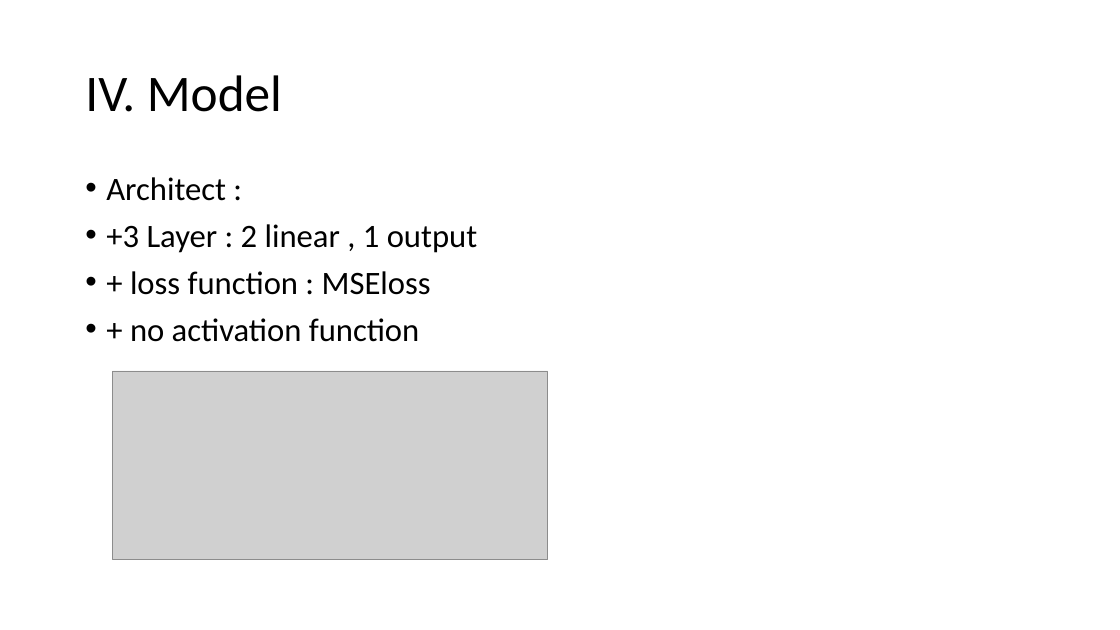
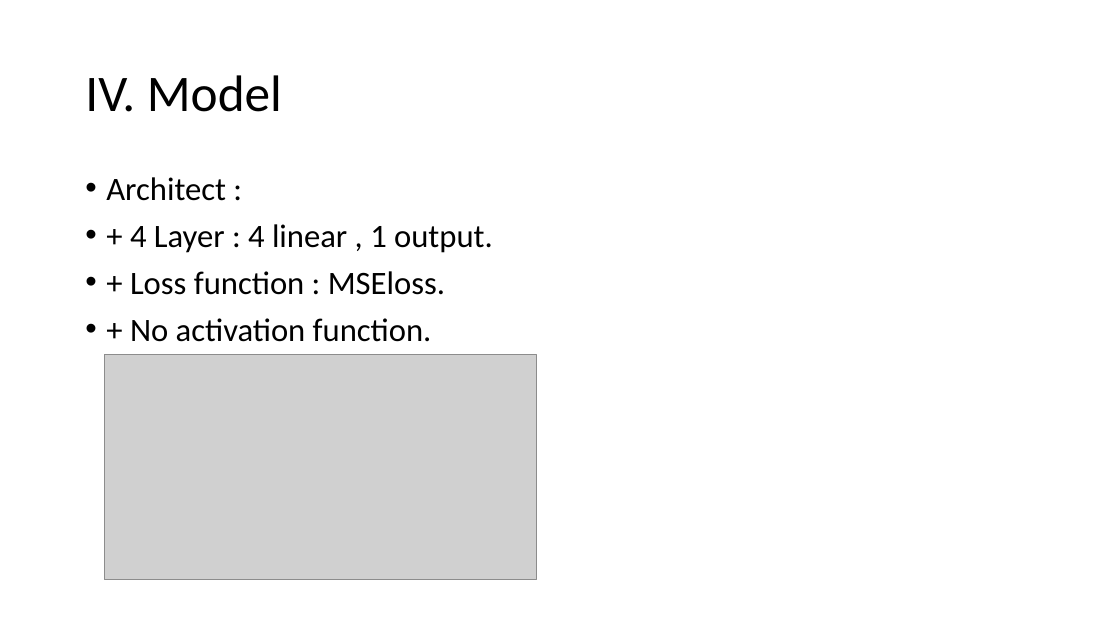
Before and after one commit to eddypop2000/DataScienceProject, a slide deck: slide 9 of TEAM-10.pptx (slide 8 before the commit). Drawn at 1120x630 pixels with LibreOffice and Linux fonts; fonts in the diff are those of the drawing; grey boxes stand for pictures. Boxes give left, top, right and bottom in pixels: in the first picture for what was removed or moved away, otherwise in the second. Text is boxed around its words. In the diff, an @@ line names an element or a change of style, - is before the commit and + after.

```diff
--- a/TEAM-10.pptx
+++ b/TEAM-10.pptx
@@ text at (130,224,493,342): text changed @@
-• +3 Layer : 2 linear , 1 output
-• + loss function : MSEloss
-• + no activation function
+• + 4 Layer : 4 linear , 1 output.
+• + Loss function : MSEloss.
+• + No activation function.
@@ picture: place and size @@
-picture at (113,371,548,560)
+picture at (104,355,537,581)
```
Also in this commit, not shown: 1 other slide changed, 1 slide added, 1 other file.
